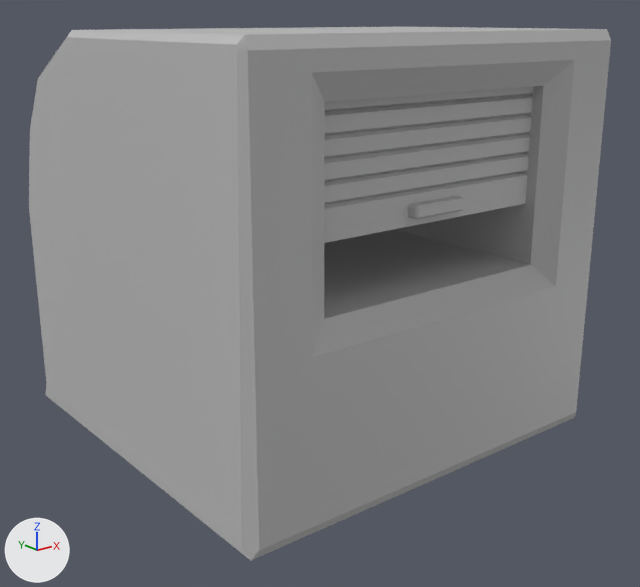
An edit to the FBX model LD54_GameJam/Assets/Assets/SM_Storage.fbx, drawn before and after from the same camera.
Both versions are drawn from a 50 mm lens placed at (-1.274, -1.674, 0.958), pointed at (0.011, -0.068, 0.316). The axes (+X, +Y, +Z) are drawn at lower left. The lights are the same throughout. Where no turn or scale is listed for an object, it has been applied to the vertices.

Names of what the first picture shows: 'Storage'.
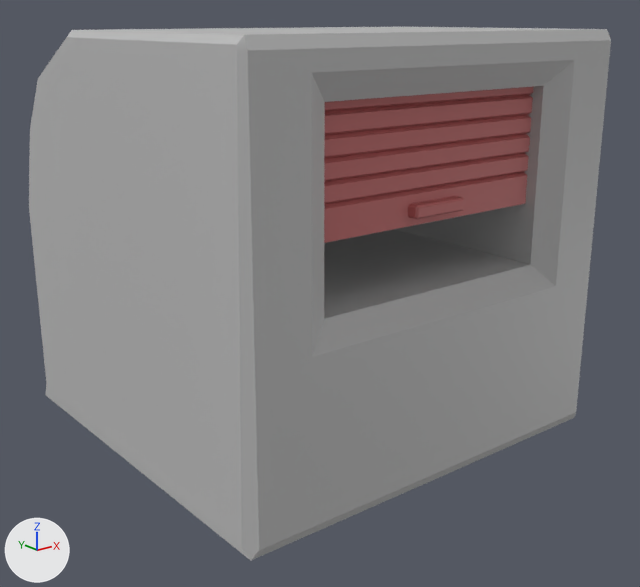
Location of each change, (x1, y1, x2, y2) in pixels of the pictures (640 x 587 px):
part 1 of me_mesh, recoloured
    both: (324, 86, 534, 243)

The change, as a diff of the scene's bpy script:
```diff
--- a/LD54_GameJam/Assets/Assets/SM_Storage.fbx.py
+++ b/LD54_GameJam/Assets/Assets/SM_Storage.fbx.py
@@ mat_lambert2 @@
+mat_lambert2 = principled_material('lambert2')
+mat_lambert2.base_color = (0.5, 0.135, 0.135)  # pink #bc6767
@@ me_mesh @@
 me_mesh.from_pydata(...)  # 154 vertices, 149 faces; spans x -0.5..0.5, y -0.5..0.5, z 0.0..0.931
 # used by ob_storage; location = (0.0, 0.0, 0.0)
+# me_mesh part 1: all 95 faces centred in x -0.414..0.456, y -0.465..-0.406, z 0.56..0.879 switch from mat_lambert1 (grey #bcbcbc) to mat_lambert2 (pink #bc6767)
```
